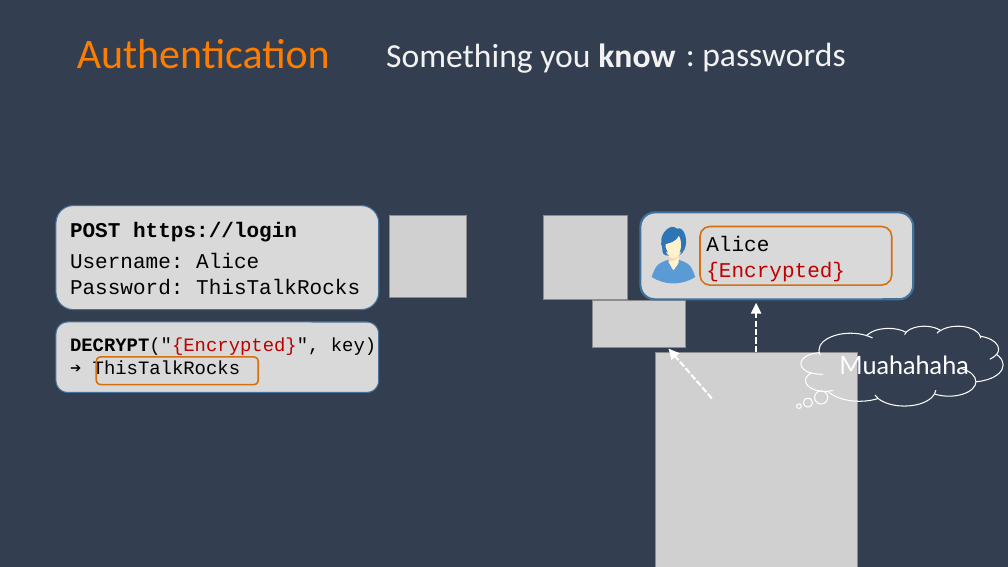
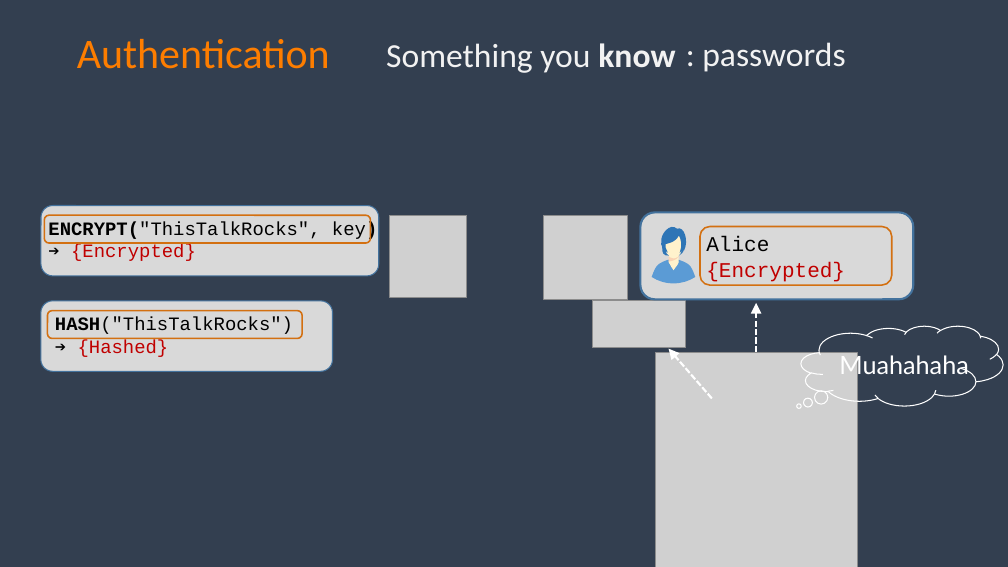
Before and after one commit to spetryjohnson/talk-PracticalAuthForDevs, a slide deck: slide 23 of Authentication for Non-Developers.pptx. Drawn at 1008x567 pixels with LibreOffice and Linux fonts; fonts in the diff are those of the drawing; grey boxes stand for pictures. Boxes give left, top, right and bottom in pixels: in the first picture for what was removed or moved away, otherwise in the second. Text is boxed around its words. In the diff, an @@ line names an element or a change of style, - is before the commit and + after.

```diff
--- a/Authentication for Non-Developers.pptx
+++ b/Authentication for Non-Developers.pptx
@@ rounded rectangle: place and size @@
-rounded rectangle at [56, 206, 379, 310]
+rounded rectangle at [41, 206, 379, 276]
@@ rounded rectangle added at [45, 216, 371, 243], outline #D37011 1.5 pt @@
@@ text added at [48, 222, 377, 261], 18 pt, text #000000 @@
+ENCRYPT("ThisTalkRocks", key)
+➔ {Encrypted}
@@ text removed at [70, 222, 297, 242] @@
-POST https://login
@@ text removed at [70, 253, 259, 269] @@
-Username: Alice
@@ text removed at [70, 279, 360, 295] @@
-Password: ThisTalkRocks
@@ rounded rectangle: place and size @@
-rounded rectangle at [56, 322, 379, 392]
+rounded rectangle at [41, 301, 333, 371]
@@ rounded rectangle: place and size @@
-rounded rectangle at [96, 357, 258, 385]
+rounded rectangle at [48, 311, 302, 339]
@@ text added at [55, 317, 293, 357], 18 pt, text #000000 @@
+HASH("ThisTalkRocks")
+➔ {Hashed}
@@ text removed at [70, 338, 376, 380] @@
-DECRYPT("{Encrypted}", key)
-➔ ThisTalkRocks
```
Also in this commit, not shown: 2 other slides changed, 1 slide added, 3 slides removed.
